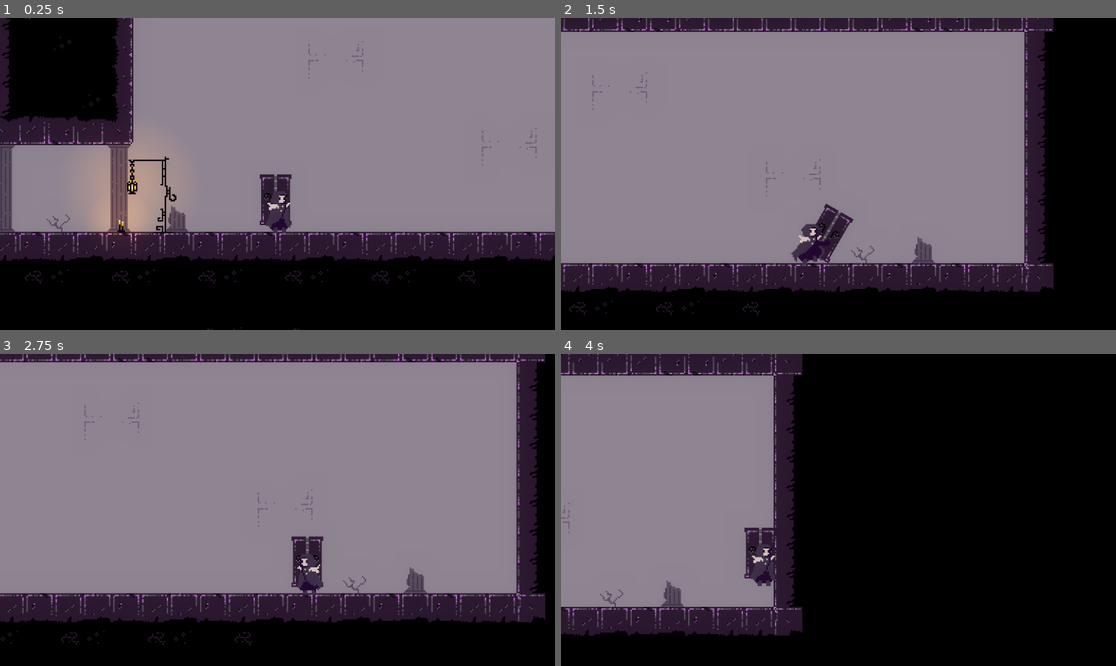
Above: before the commit, frames 1-4 (two rows, left to right).
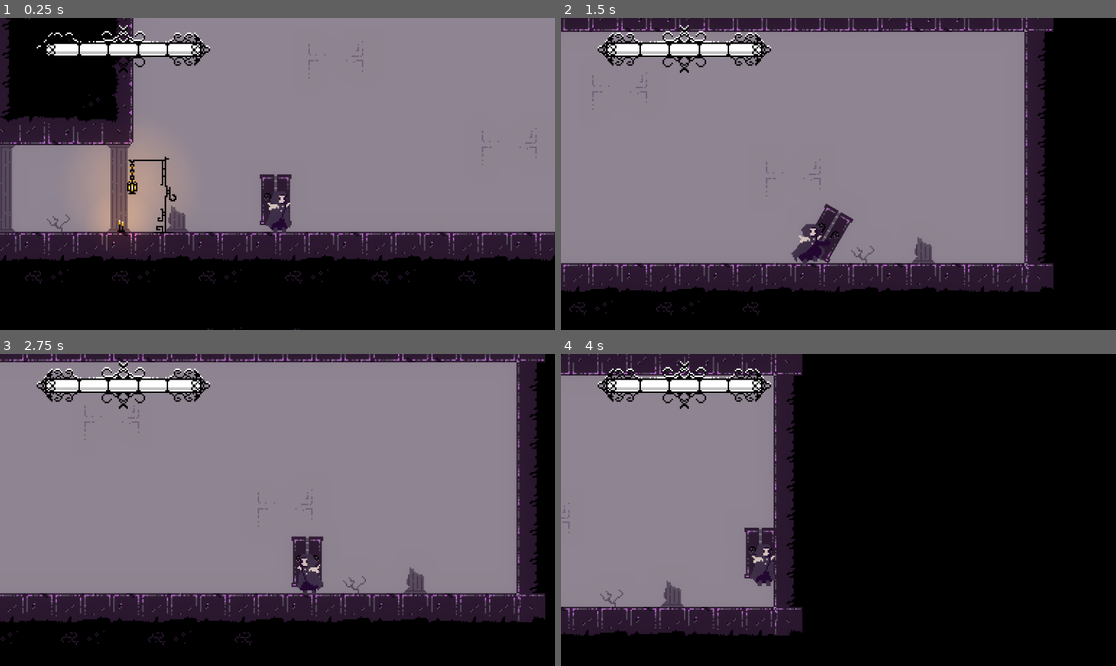
Above: after the commit, the same moments.

Repository: tewly27/Doorgeon
Game: Godot game, scene res://main.tscn
The game is run twice, just before and just after one commit, with the same random seed, the same clock (stepped at 60 frames per second) and the same inputs.
Inputs (mouse positions are in pixels of both pictures, inside the frame that each line leads up to):
- Up to frame 1 (0.25 s): no input
- Up to frame 2 (1.5 s): move the mouse to (960, 158) at 0.52 s; hold D (move_right) from 0.53 s (still down); click (960, 158) at 0.6 s; tap Space (jump) at 0.77 s; move the mouse to (727, 189) at 1.27 s; click (727, 189) at 1.35 s
- Up to frame 3 (2.75 s): tap Space (jump) at 1.52 s; move the mouse to (333, 441) at 2.02 s; release D (move_right) at 2.03 s; hold A (move_left) from 2.03 s (still down); tap S (look_down) at 2.1 s; click (333, 441) at 2.3 s
- Up to frame 4 (4 s): move the mouse to (810, 572) at 2.77 s; release A (move_left) at 2.78 s; hold D (move_right) from 2.78 s (still down); tap W (look_up) at 2.85 s; tap Space (jump) at 3.02, 3.77 s; click (810, 572) at 3.05 s; move the mouse to (1005, 556) at 3.52 s; click (1005, 556) at 3.6 s

The runs differ from the first frame. In frame 1, 1.6% of the frame differs, in the area x 6-38%, y 2-18%; in frame 2, 2.0%; in frame 3, 2.0%; in frame 4, 2.0%.

Commit message:
hp bar + attack sound

Diff:
--- a/main.tscn
+++ b/main.tscn
@@ -1,10 +1,13 @@
-[gd_scene load_steps=10 format=3 uid="uid://bnclhe841j5pd"]
+[gd_scene load_steps=13 format=3 uid="uid://bnclhe841j5pd"]
 
 [ext_resource type="Texture2D" uid="uid://cwalq6kn21ebe" path="res://door1.png" id="1_51ka1"]
 [ext_resource type="PackedScene" uid="uid://3dde03ktiua5" path="res://scenes/player/player.tscn" id="2_x27av"]
 [ext_resource type="Texture2D" uid="uid://bjjbtkskm3c6c" path="res://tile1.png" id="3_lbod8"]
 [ext_resource type="PackedScene" uid="uid://6btho3sqa0un" path="res://scenes/lights/candles.tscn" id="4_w7o8n"]
 [ext_resource type="PackedScene" uid="uid://bx3i5lghqmgq3" path="res://scenes/lights/street_lamp.tscn" id="5_xc1ul"]
+[ext_resource type="Texture2D" uid="uid://ccj7gg4cu0fn6" path="res://graphics/UI/hpBarBack.png" id="6_ww2sn"]
+[ext_resource type="Texture2D" uid="uid://c4duxhelo4cwv" path="res://graphics/UI/hpBarTop.png" id="7_nbooq"]
+[ext_resource type="Texture2D" uid="uid://dtoxas07yc1v" path="res://graphics/UI/hpBarMid.png" id="8_otdv4"]
 
 [sub_resource type="TileSetAtlasSource" id="TileSetAtlasSource_l4v5r"]
 texture = ExtResource("3_lbod8")
@@ -269,3 +272,21 @@
 
 [node name="WorldEnvironment" type="WorldEnvironment" parent="."]
 environment = SubResource("Environment_iqc8s")
+
+[node name="CanvasLayer" type="CanvasLayer" parent="."]
+
+[node name="TextureProgressBar" type="TextureProgressBar" parent="CanvasLayer"]
+offset_left = 76.0
+offset_top = 6.0
+offset_right = 196.0
+offset_bottom = 46.0
+scale = Vector2(3, 3)
+min_value = 100.0
+value = 100.0
+stretch_margin_left = 40
+stretch_margin_top = 40
+stretch_margin_right = 40
+stretch_margin_bottom = 40
+texture_under = ExtResource("6_ww2sn")
+texture_over = ExtResource("7_nbooq")
+texture_progress = ExtResource("8_otdv4")
--- a/scenes/player/player.tscn
+++ b/scenes/player/player.tscn
@@ -1,13 +1,14 @@
-[gd_scene load_steps=20 format=3 uid="uid://3dde03ktiua5"]
+[gd_scene load_steps=21 format=3 uid="uid://3dde03ktiua5"]
 
 [ext_resource type="Script" path="res://scripts/player/player.gd" id="1_v56ng"]
 [ext_resource type="PackedScene" uid="uid://bo0jt2pkyo23n" path="res://scenes/player/camera.tscn" id="2_amrqj"]
 [ext_resource type="Script" path="res://addons/smoothing/smoothing_2d.gd" id="3_72x1j"]
 [ext_resource type="Texture2D" uid="uid://b6htk26yjfngn" path="res://graphics/player/walk.png" id="3_vqx7t"]
 [ext_resource type="Texture2D" uid="uid://bl0pssxxbc6a8" path="res://graphics/door2.png" id="4_ylbgg"]
-[ext_resource type="Texture2D" path="res://graphics/Attack1Effect.png" id="5_cafkq"]
+[ext_resource type="Texture2D" uid="uid://dixw7mhdjtl0w" path="res://graphics/Attack1Effect.png" id="5_cafkq"]
 [ext_resource type="AudioStream" uid="uid://dhvv3nffji7ia" path="res://sounds/sfx/footsteps.wav" id="6_0u2oq"]
 [ext_resource type="AudioStream" uid="uid://brw368ffysa4o" path="res://sounds/sfx/jump_sound.wav" id="7_ocl71"]
+[ext_resource type="AudioStream" uid="uid://n6r48a8v7le1" path="res://sounds/sfx/attack.wav" id="8_av0nb"]
 [ext_resource type="AudioStream" uid="uid://bsif7ofhpwq3x" path="res://sounds/music/doorgeon-song1.mp3" id="8_h74on"]
 
 [sub_resource type="RectangleShape2D" id="RectangleShape2D_j6t3t"]
@@ -400,6 +401,9 @@
 [node name="footstep" type="AudioStreamPlayer2D" parent="SFX"]
 stream = ExtResource("6_0u2oq")
 
+[node name="attack1" type="AudioStreamPlayer2D" parent="SFX"]
+stream = ExtResource("8_av0nb")
+
 [node name="jump_sound" type="AudioStreamPlayer2D" parent="SFX"]
 stream = ExtResource("7_ocl71")
 volume_db = 9.0
--- a/scripts/player/player.gd
+++ b/scripts/player/player.gd
@@ -40,6 +40,7 @@
 		velocity.y += jump_velocity
 		attacking = true
 		$AttackTimer.start()
+		$SFX/attack1.play()
 	if $AttackTimer.time_left == 0:
 		attacking = false
 
Binary file added: graphics/UI/hpBarBack.png
Not shown, added: graphics/UI/hpBarBack.png.import
Binary file added: graphics/UI/hpBarMid.png
Not shown, added: graphics/UI/hpBarMid.png.import
Binary file added: graphics/UI/hpBarTop.png
Not shown, added: graphics/UI/hpBarTop.png.import
Not shown, added: sounds/sfx/attack.wav.import
Not shown, added: sounds/sfx/attack.wav
